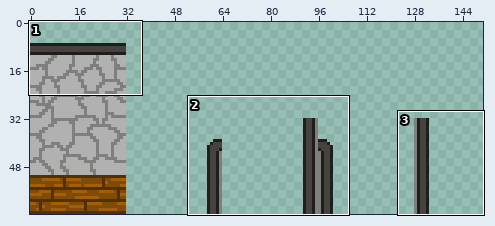
Edited in one commit: sprite sheet (TileGame/Resources/Textures/InsideWall Tiles.png). Above: a wide view before the commit, with the close-up outlined.
Close-up. Old version:
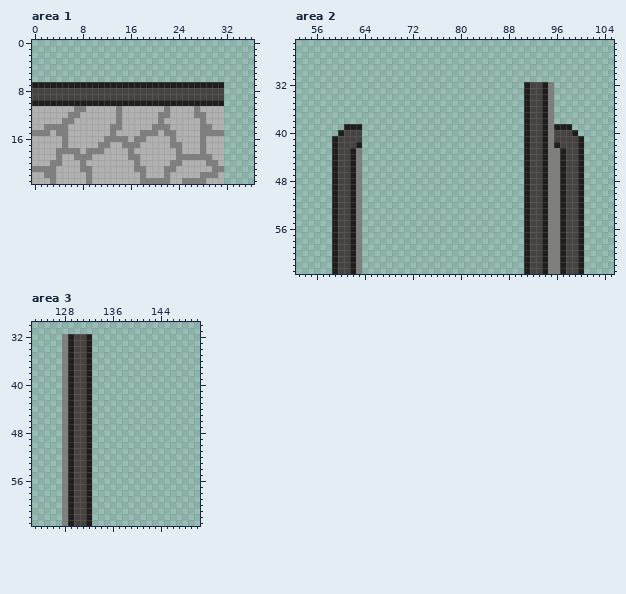
The file is 160x64 pixels. Shown: area 1: x 0..36, y 0..23; area 2: x 53..105, y 25..63; area 3: x 123..150, y 30..63. The wide view leaves out empty margins.
Once edited:
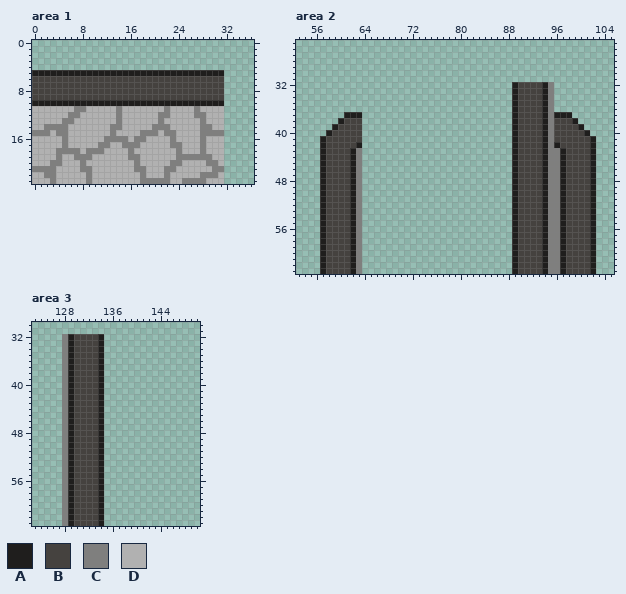
Palette (. is transparent): A #1f1e1d  B #45423f  C #7f7f7e  D #b1b1b1
The author wrote: Nothing of any real importance, other than updating the insdewalls texture
Changes in this commit:
--- area 1
@@ x 0..36 @@
  4 .....................................
- 5 .....................................
- 6 .....................................
- 7 AAAAAAAAAAAAAAAAAAAAAAAAAAAAAAAA.....
+ 5 AAAAAAAAAAAAAAAAAAAAAAAAAAAAAAAA.....
+ 6 BBBBBBBBBBBBBBBBBBBBBBBBBBBBBBBB.....
+ 7 BBBBBBBBBBBBBBBBBBBBBBBBBBBBBBBB.....
  8 BBBBBBBBBBBBBBBBBBBBBBBBBBBBBBBB.....
--- area 2
@@ x 53..105 @@
 31 .....................................................
-32 ......................................ABBAC..........
-33 ......................................ABBAC..........
-34 ......................................ABBAC..........
-35 ......................................ABBAC..........
-36 ......................................ABBAC..........
-37 ......................................ABBAC..........
-38 ......................................ABBAC..........
-39 ........AAA...........................ABBACAAA.......
-40 .......ABBB...........................ABBACBBBA......
-41 ......ABBBB...........................ABBACBBBBA.....
-42 ......ABBBA...........................ABBACABBBA.....
-43 ......ABBAC...........................ABBACCABBA.....
-44 ......ABBAC...........................ABBACCABBA.....
-45 ......ABBAC...........................ABBACCABBA.....
-46 ......ABBAC...........................ABBACCABBA.....
-47 ......ABBAC...........................ABBACCABBA.....
-48 ......ABBAC...........................ABBACCABBA.....
-49 ......ABBAC...........................ABBACCABBA.....
-50 ......ABBAC...........................ABBACCABBA.....
-51 ......ABBAC...........................ABBACCABBA.....
-52 ......ABBAC...........................ABBACCABBA.....
-53 ......ABBAC...........................ABBACCABBA.....
-54 ......ABBAC...........................ABBACCABBA.....
-55 ......ABBAC...........................ABBACCABBA.....
-56 ......ABBAC...........................ABBACCABBA.....
-57 ......ABBAC...........................ABBACCABBA.....
-58 ......ABBAC...........................ABBACCABBA.....
-59 ......ABBAC...........................ABBACCABBA.....
-60 ......ABBAC...........................ABBACCABBA.....
-61 ......ABBAC...........................ABBACCABBA.....
-62 ......ABBAC...........................ABBACCABBA.....
-63 ......ABBAC...........................ABBACCABBA.....
+32 ....................................ABBBBAC..........
+33 ....................................ABBBBAC..........
+34 ....................................ABBBBAC..........
+35 ....................................ABBBBAC..........
+36 ....................................ABBBBAC..........
+37 ........AAA.........................ABBBBACAAA.......
+38 .......ABBB.........................ABBBBACBBBA......
+39 ......ABBBB.........................ABBBBACBBBBA.....
+40 .....ABBBBB.........................ABBBBACBBBBBA....
+41 ....ABBBBBB.........................ABBBBACBBBBBBA...
+42 ....ABBBBBA.........................ABBBBACABBBBBA...
+43 ....ABBBBAC.........................ABBBBACCABBBBA...
+44 ....ABBBBAC.........................ABBBBACCABBBBA...
+45 ....ABBBBAC.........................ABBBBACCABBBBA...
+46 ....ABBBBAC.........................ABBBBACCABBBBA...
+47 ....ABBBBAC.........................ABBBBACCABBBBA...
+48 ....ABBBBAC.........................ABBBBACCABBBBA...
+49 ....ABBBBAC.........................ABBBBACCABBBBA...
+50 ....ABBBBAC.........................ABBBBACCABBBBA...
+51 ....ABBBBAC.........................ABBBBACCABBBBA...
+52 ....ABBBBAC.........................ABBBBACCABBBBA...
+53 ....ABBBBAC.........................ABBBBACCABBBBA...
+54 ....ABBBBAC.........................ABBBBACCABBBBA...
+55 ....ABBBBAC.........................ABBBBACCABBBBA...
+56 ....ABBBBAC.........................ABBBBACCABBBBA...
+57 ....ABBBBAC.........................ABBBBACCABBBBA...
+58 ....ABBBBAC.........................ABBBBACCABBBBA...
+59 ....ABBBBAC.........................ABBBBACCABBBBA...
+60 ....ABBBBAC.........................ABBBBACCABBBBA...
+61 ....ABBBBAC.........................ABBBBACCABBBBA...
+62 ....ABBBBAC.........................ABBBBACCABBBBA...
+63 ....ABBBBAC.........................ABBBBACCABBBBA...
--- area 3
@@ x 130..136 @@
 31 .......
-32 BBA....
-33 BBA....
-34 BBA....
-35 BBA....
-36 BBA....
-37 BBA....
-38 BBA....
-39 BBA....
-40 BBA....
-41 BBA....
-42 BBA....
-43 BBA....
-44 BBA....
-45 BBA....
-46 BBA....
-47 BBA....
-48 BBA....
-49 BBA....
-50 BBA....
-51 BBA....
-52 BBA....
-53 BBA....
-54 BBA....
-55 BBA....
-56 BBA....
-57 BBA....
-58 BBA....
-59 BBA....
-60 BBA....
-61 BBA....
-62 BBA....
-63 BBA....
+32 BBBBA..
+33 BBBBA..
+34 BBBBA..
+35 BBBBA..
+36 BBBBA..
+37 BBBBA..
+38 BBBBA..
+39 BBBBA..
+40 BBBBA..
+41 BBBBA..
+42 BBBBA..
+43 BBBBA..
+44 BBBBA..
+45 BBBBA..
+46 BBBBA..
+47 BBBBA..
+48 BBBBA..
+49 BBBBA..
+50 BBBBA..
+51 BBBBA..
+52 BBBBA..
+53 BBBBA..
+54 BBBBA..
+55 BBBBA..
+56 BBBBA..
+57 BBBBA..
+58 BBBBA..
+59 BBBBA..
+60 BBBBA..
+61 BBBBA..
+62 BBBBA..
+63 BBBBA..
Boxes around the changes in both close-ups, in picture pixels (x1, y1, x2, y2):
changed: (32, 70, 224, 88)
changed: (512, 82, 530, 274)
changed: (320, 112, 362, 274)
changed: (554, 112, 596, 274)
changed: (86, 334, 104, 526)
